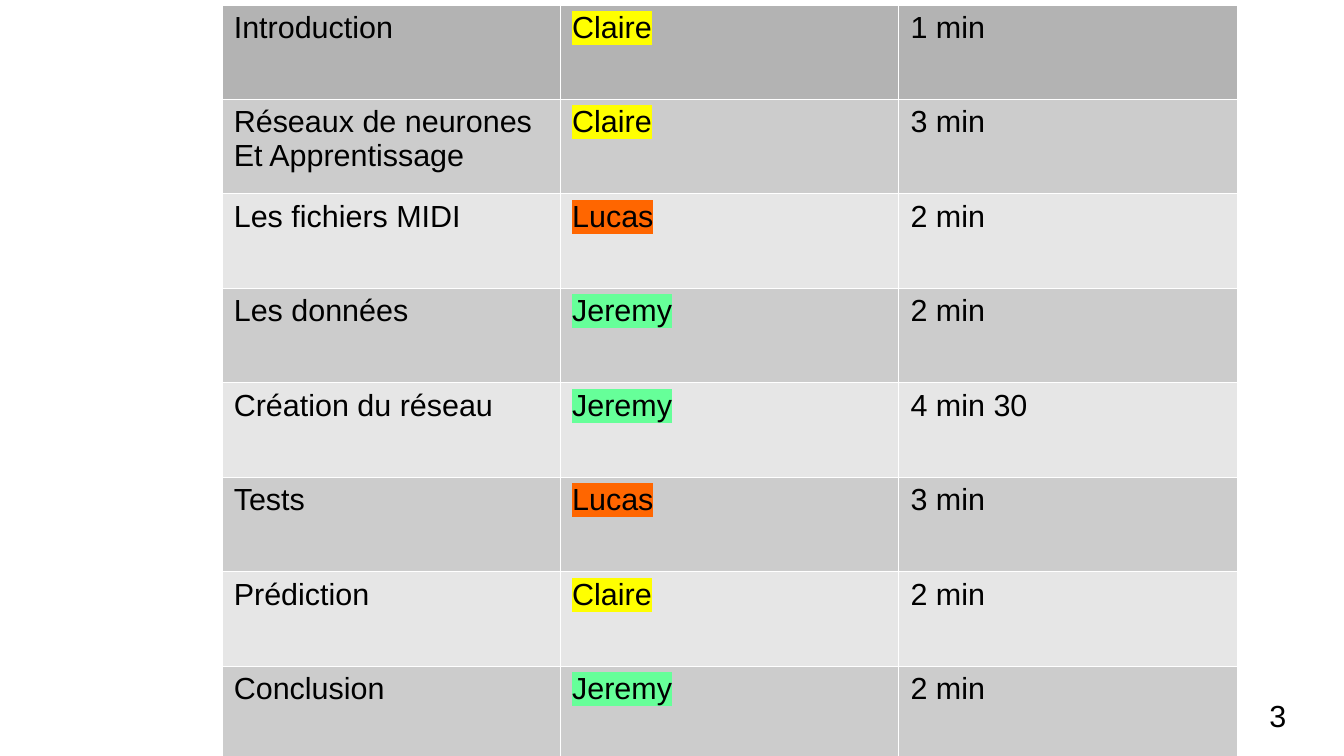
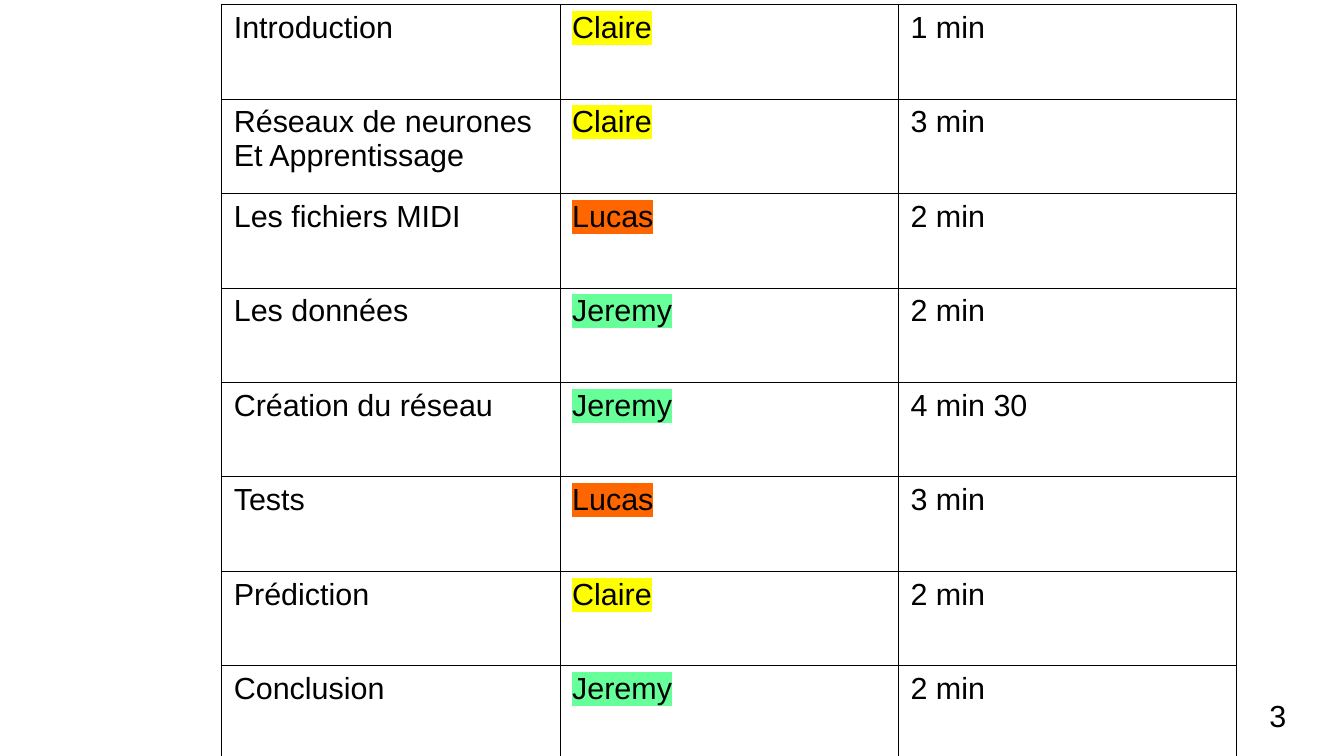
Before and after one commit to XgLsuLzRMy/Composition-Musicale-par-Reseau-de-Neurones, a slide deck: slide 3 of projet.odp. Drawn at 1344x756 pixels with LibreOffice and Linux fonts; fonts in the diff are those of the drawing. Boxes give left, top, right and bottom in pixels: in the first picture for what was removed or moved away, otherwise in the second. Text is boxed around its words. In the diff, an @@ line names an element or a change of style, - is before the commit and + after.

```diff
--- a/projet.odp
+++ b/projet.odp
@@ table at bbox=[222, 5, 1239, 756] @@
@@ fill #B3B3B3 to none in row 1 @@
@@ fill #CCCCCC to none in 12 cells @@
@@ fill #E6E6E6 to none in 9 cells @@
@@ borders changed @@
```
Also in this commit, not shown: 6 other slides changed, 1 slide added, 1 slide removed, 1 other file.
